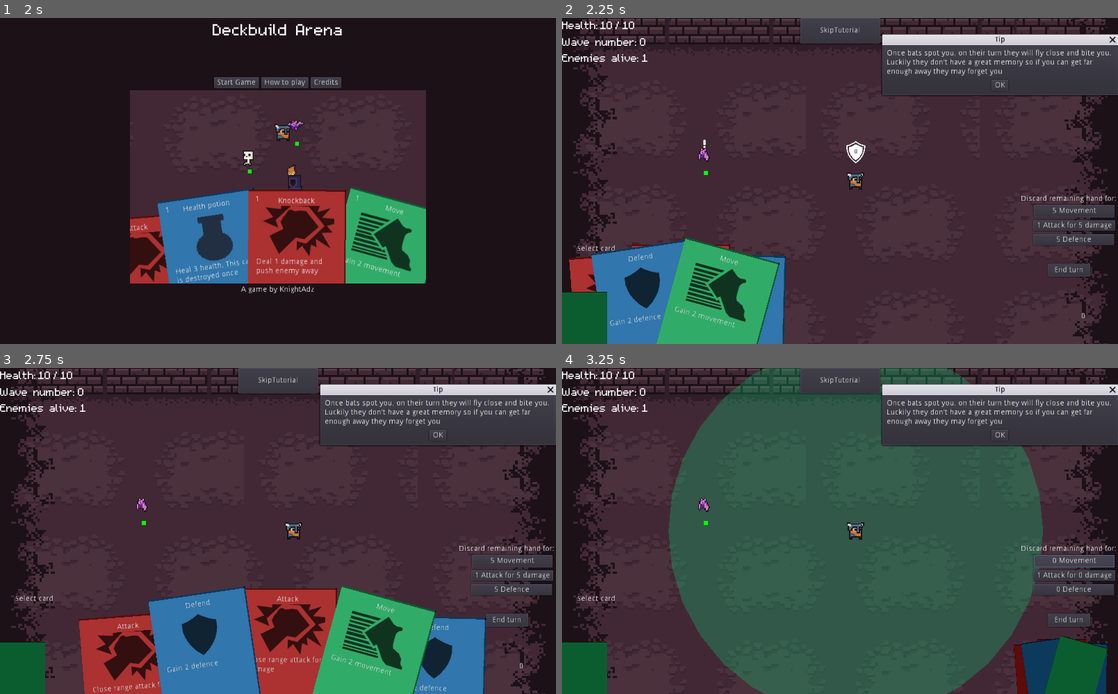
Above: before the commit, frames 1-4 (two rows, left to right).
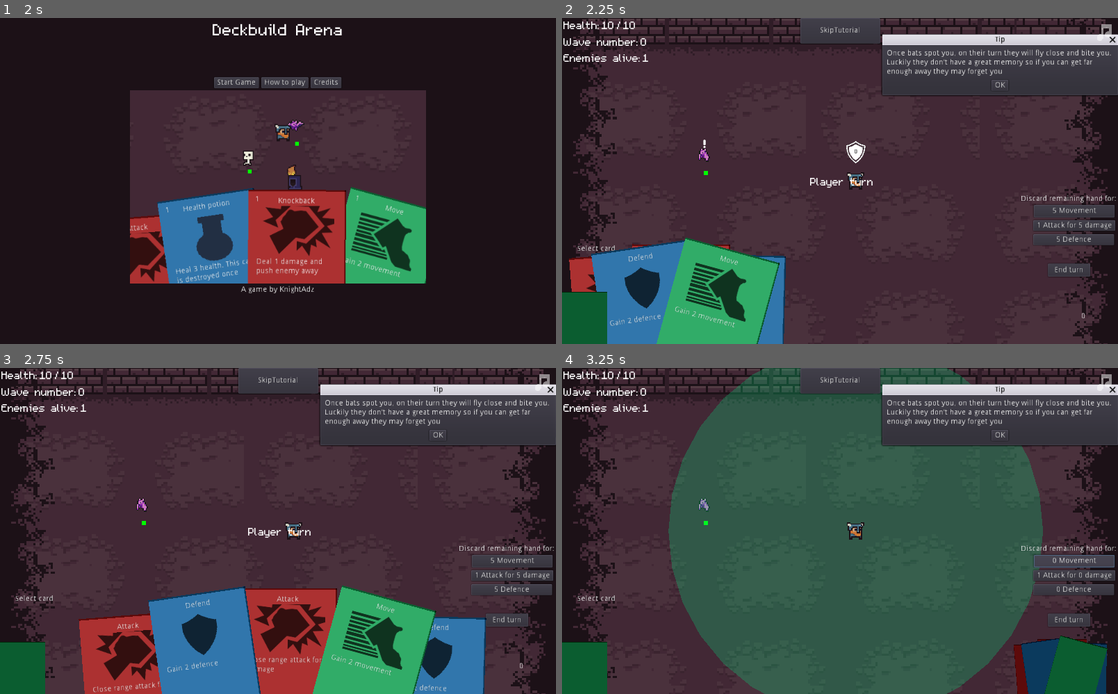
Above: after the commit, the same moments.

Repository: KnightAdz/DeckbuildArena
Game: Godot game, scene res://Menus/MainMenu.tscn
Two runs of this game, one before a commit and one after it. Both use one fixed random seed, a clock stepped at 60 frames per second and the inputs below. The engine's default icon, where the game draws it, is replaced by a stand-in: a white triangle on a blue panel in a dark square.
Inputs:
- Up to frame 1 (2 s): click "Credits" at 0.5 s; click "To main menu" at 1.25 s
- Up to frame 2 (2.25 s): click "Start Game" at 2 s
- Up to frame 3 (2.75 s): no input
- Up to frame 4 (3.25 s): click "5 Movement" at 2.75 s

Frame 1 is identical in both runs. In frame 2, 0.7% of the frame differs, in the area x 0-99%, y 1-53%; in frame 3, 0.7%; in frame 4, 0.7%.

Commit message:
Start of save system

Diff:
--- a/Cards/Deck.gd
+++ b/Cards/Deck.gd
@@ -55,7 +55,6 @@
 	if Input.is_action_just_pressed("viewdeck"):
 		#show_whole_deck()
 		pass
-
 
 func _process(_delta):
 	# Clear out clicked cards
@@ -147,9 +146,6 @@
 	card.connect("card_selected", self, "_on_card_selected")
 	card.connect("card_highlighted", self, "_on_card_hovered")
 	card.connect("card_unhighlighted", self, "_on_card_unhovered")
-#
-#	for a in card.card_stats.actions:
-#		a.connect("draw_x_cards", self, "draw_x_cards")
 
 	draw_pile.append(card)
 
@@ -321,9 +317,9 @@
 
 
 func discard(card):
-	discard_pile.append(card)
 	if hand.find(card) >= 0:
 		hand.remove(hand.find(card))
+	discard_pile.append(card)
 	card.target_position = $DiscardPile.global_position
 	card.is_face_up = false
 	card.is_selected = false
@@ -448,7 +444,6 @@
 func _on_card_unhovered(card):
 	if highlighted_card == card:
 		unpreview_card_effects()
-		emit_signal("card_is_hovered", false)
 		if hovered_cards.find(card) >= 0:
 			hovered_cards.remove(hovered_cards.find(card))
 		if len(hovered_cards) > 0:
@@ -456,6 +451,8 @@
 			self.hovered_cards = []
 		else:
 			self.last_card_highlighted = null
+			emit_signal("card_is_hovered", false)
+
 
 
 
@@ -509,7 +506,42 @@
 
 
 func save_state():
-	pass
+	var save_dict = {
+		"node" : "deck",
+		"hand_cards" : list_cardstats_in_array(hand),
+		"draw_pile_cards" : list_cardstats_in_array(draw_pile),
+		"discard_pile_cards" : list_cardstats_in_array(discard_pile)
+	}
+	return save_dict
+
+
+func load_state(save_dict):
+	var hand_cardstats = save_dict["hand_cards"]
+	var discard_cardstats = save_dict["discard_pile_cards"]
+	var draw_cardstats = save_dict["draw_pile_cards"]
+
+	# Clear existing arrays
+	for c in hand:
+		c.queue_free()
+	hand = []
+	for c in draw_pile:
+		c.queue_free()
+	draw_pile = []
+	for c in discard_pile:
+		c.queue_free()
+	discard_pile = []
+
+	# Recreate
+	for c in discard_cardstats:
+		add_card_to_deck(load(c))
+		discard(draw_pile.back())
+
+	for c in hand_cardstats:
+		add_card_to_deck(load(c))
+		draw_hand(len(hand_cardstats))
+
+	for c in draw_cardstats:
+		add_card_to_deck(load(c))
 
 
 func _on_MovementButton_mouse_entered():
@@ -547,6 +579,14 @@
 	return cardstats
 
 
+func list_cardstats_in_array(array_name):
+	var cardstats = []
+	for c in array_name:
+		if c.is_in_group("card"):
+			cardstats.append(c.card_stats.resource_path)
+	return cardstats
+
+
 func show_whole_deck():
 	var deckview = DeckviewScene.instance()
 	self.get_parent().add_child(deckview)
--- a/Cards/Sneak.tres
+++ b/Cards/Sneak.tres
@@ -1,7 +1,7 @@
 [gd_resource type="Resource" load_steps=3 format=2]
 
 [ext_resource path="res://Cards/CardStats.gd" type="Script" id=1]
-[ext_resource path="res://Cards/move.png" type="Texture" id=2]
+[ext_resource path="res://Cards/sneak.png" type="Texture" id=2]
 
 [resource]
 script = ExtResource( 1 )
--- a/Effects/ShieldEffect.tscn
+++ b/Effects/ShieldEffect.tscn
@@ -4,6 +4,7 @@
 [ext_resource path="res://Effects/Shield.png" type="Texture" id=2]
 
 [node name="ShieldEffect" instance=ExtResource( 1 )]
+z_index = 1
 
 [node name="Sprite" parent="." index="0"]
 position = Vector2( 0, -1 )
--- a/Enemies/Enemies.gd
+++ b/Enemies/Enemies.gd
@@ -7,7 +7,6 @@
 var OfferScene = preload("res://Dialogs/CardOffer.tscn")
 
 onready var DeckNode = get_parent().get_node("CanvasLayer/Deck")
-onready var player = get_parent().get_node("Player")
 
 var turn_started = false
 var enemy_health = 1
@@ -49,6 +48,7 @@
 
 func spawn_random_enemies():
 	var placed_pos = []
+	var player = get_parent().get_node("Player")
 	placed_pos.append(player.global_position)
 	var enemies_to_spawn = min(num_enemies+wave_count,10)
 	for _i in range(enemies_to_spawn):
--- a/HUD/HUD.gd
+++ b/HUD/HUD.gd
@@ -12,6 +12,8 @@
 var cards_played = 0
 var last_enemies_alive = 0
 var last_cards_played = 0
+
+signal toggle_music(value)
 
 func _on_Player_health_changed(new_value):
 	if health_value_label:
@@ -80,3 +82,17 @@
 
 func _on_Tween_tween_all_completed():
 	reset_action_message()
+
+
+func _on_MusicButton_toggled(button_pressed):
+	emit_signal("toggle_music", button_pressed)
+
+
+func turn_message_animation(text):
+	$TurnMessage.text = text
+	$TurnMessage.visible = true
+	$Timer.start()
+
+
+func _on_Timer_timeout():
+	$TurnMessage.visible = false
--- a/HUD/HUD.tscn
+++ b/HUD/HUD.tscn
@@ -13,8 +13,12 @@
 }
 
 [node name="VBoxContainer" type="VBoxContainer" parent="."]
+margin_left = 2.0
 margin_right = 40.0
 margin_bottom = 40.0
+__meta__ = {
+"_edit_use_anchors_": false
+}
 
 [node name="HealthInfo" type="HBoxContainer" parent="VBoxContainer"]
 margin_right = 160.0
@@ -124,4 +128,7 @@
 }
 
 [node name="Tween" type="Tween" parent="."]
+
+[node name="Timer" type="Timer" parent="."]
 [connection signal="tween_all_completed" from="Tween" to="." method="_on_Tween_tween_all_completed"]
+[connection signal="timeout" from="Timer" to="." method="_on_Timer_timeout"]
--- a/Main.gd
+++ b/Main.gd
@@ -36,8 +36,18 @@
 	else:
 		show_player_camera()
 
+	if Input.is_action_just_pressed("load"):
+		load_state()
+
 
 func take_turn(idx):
+	save_state()
+	var turn_text = null
+	match idx:
+		0: turn_text = "Player turn"
+		1: turn_text = "Enemy turn"
+		2: turn_text = "??? turn"
+	$CanvasLayer/HUD.turn_message_animation(turn_text)
 	turn_order[idx].take_turn()
 
 
@@ -158,6 +168,27 @@
 	save_game.close()
 
 
+# Note: This can be called from anywhere inside the tree. This function
+# is path independent.
+func load_state():
+	var save_game = File.new()
+	if not save_game.file_exists(Globals.save_locaton):
+		return # Error! We don't have a save to load.
+
+	# Load the file line by line and process that dictionary to restore
+	# the object it represents.
+	save_game.open(Globals.save_locaton, File.READ)
+	while save_game.get_position() < save_game.get_len():
+		# Get the saved dictionary from the next line in the save file
+		var node_data = parse_json(save_game.get_line())
+		if node_data:
+			match node_data["node"]:
+				"deck" : $CanvasLayer/Deck.load_state(node_data)
+				"player" : $Player.load_state(node_data)
+
+	save_game.close()
+
+
 func kill_player_copy():
 	for c in get_children():
 		if c.is_in_group("player_copy"):
@@ -166,3 +197,10 @@
 		if e.is_in_group("enemy"):
 			e.perceived_player_position = null
 			e.check_for_player()
+
+
+func _on_MusicButton_toggled(button_pressed):
+	if button_pressed:
+		$AudioStreamPlayer.stop()
+	else:
+		$AudioStreamPlayer.play()
--- a/Main.tscn
+++ b/Main.tscn
@@ -8,6 +8,9 @@
 [ext_resource path="res://Enemies/Enemies.gd" type="Script" id=6]
 [ext_resource path="res://HUD/HUD.tscn" type="PackedScene" id=7]
 [ext_resource path="res://World/0x72_16x16DungeonTileset.v4.png" type="Texture" id=8]
+[ext_resource path="res://Music and Sounds/BGM07battle.wav" type="AudioStream" id=9]
+[ext_resource path="res://HUD/musicOn.png" type="Texture" id=10]
+[ext_resource path="res://HUD/musicOff.png" type="Texture" id=11]
 
 [sub_resource type="ConvexPolygonShape2D" id=1]
 points = PoolVector2Array( 0, 0, 48, 0, 48, 32, 0, 32 )
@@ -221,6 +224,20 @@
 
 [node name="Tip" parent="CanvasLayer" instance=ExtResource( 5 )]
 
+[node name="MusicButton" type="TextureButton" parent="CanvasLayer"]
+modulate = Color( 1, 1, 1, 0.501961 )
+anchor_left = 1.0
+anchor_right = 1.0
+margin_left = -50.0
+margin_right = 40.0
+margin_bottom = 40.0
+toggle_mode = true
+texture_normal = ExtResource( 10 )
+texture_pressed = ExtResource( 11 )
+__meta__ = {
+"_edit_use_anchors_": false
+}
+
 [node name="DungeonTilemap" type="TileMap" parent="."]
 position = Vector2( 0, -41 )
 scale = Vector2( 4, 4 )
@@ -231,14 +248,14 @@
 format = 1
 tile_data = PoolIntArray( 0, 0, 0, 3, 0, 0, 6, 0, 0, 9, 0, 0, 12, 0, 0, 13, 0, 0, 196608, 2, 0, 196612, 2, 0, 196615, 2 …(229 unchanged characters)…
 
+[node name="Enemies" type="Node2D" parent="."]
+script = ExtResource( 6 )
+
 [node name="Player" parent="." instance=ExtResource( 2 )]
 position = Vector2( 540.034, 337.757 )
 
 [node name="RemoteTransform2D" type="RemoteTransform2D" parent="Player"]
 remote_path = NodePath("../../Camera2D")
-
-[node name="Enemies" type="Node2D" parent="."]
-script = ExtResource( 6 )
 
 [node name="DarknessTilemap" type="TileMap" parent="."]
 scale = Vector2( 4, 4 )
@@ -269,15 +286,15 @@
 [node name="OverviewCamera" type="Camera2D" parent="."]
 position = Vector2( 513, 351 )
 zoom = Vector2( 1.1, 1.1 )
+
+[node name="AudioStreamPlayer" type="AudioStreamPlayer" parent="."]
+stream = ExtResource( 9 )
+bus = "Music"
 [connection signal="card_is_hovered" from="CanvasLayer/Deck" to="Player" method="_on_Deck_card_is_hovered"]
 [connection signal="card_played" from="CanvasLayer/Deck" to="CanvasLayer/HUD" method="_on_Deck_card_played"]
 [connection signal="turn_taken" from="CanvasLayer/Deck" to="." method="_on_turn_taken"]
 [connection signal="pressed" from="CanvasLayer/SkipTutorialButton" to="." method="_on_SkipTutorialButton_pressed"]
-[connection signal="health_changed" from="Player" to="CanvasLayer/HUD" method="_on_Player_health_changed"]
-[connection signal="max_health_changed" from="Player" to="CanvasLayer/HUD" method="_on_Player_max_health_changed"]
-[connection signal="player_controls_mouse" from="Player" to="CanvasLayer/Deck" method="lose_control"]
-[connection signal="player_died" from="Player" to="." method="game_over"]
-[connection signal="player_releases_mouse" from="Player" to="CanvasLayer/Deck" method="gain_control"]
+[connection signal="toggled" from="CanvasLayer/MusicButton" to="." method="_on_MusicButton_toggled"]
 [connection signal="advance_tutorial" from="Enemies" to="CanvasLayer/Tip" method="_on_Enemies_advance_tutorial"]
 [connection signal="completed_tutorial" from="Enemies" to="." method="_on_Enemies_completed_tutorial"]
 [connection signal="number_enemies_changed" from="Enemies" to="CanvasLayer/HUD" method="_on_Enemies_number_enemies_changed"]
@@ -285,3 +302,8 @@
 [connection signal="wave_changed" from="Enemies" to="Player" method="on_new_wave"]
 [connection signal="wave_changed" from="Enemies" to="CanvasLayer/HUD" method="_on_Enemies_wave_changed"]
 [connection signal="wave_complete" from="Enemies" to="CanvasLayer/Deck" method="_on_Enemies_wave_complete"]
+[connection signal="health_changed" from="Player" to="CanvasLayer/HUD" method="_on_Player_health_changed"]
+[connection signal="max_health_changed" from="Player" to="CanvasLayer/HUD" method="_on_Player_max_health_changed"]
+[connection signal="player_controls_mouse" from="Player" to="CanvasLayer/Deck" method="lose_control"]
+[connection signal="player_died" from="Player" to="." method="game_over"]
+[connection signal="player_releases_mouse" from="Player" to="CanvasLayer/Deck" method="gain_control"]
--- a/Menus/Credits.tscn
+++ b/Menus/Credits.tscn
@@ -63,12 +63,12 @@
 Assets:
 Bat, deatheffect, hiteffect from Heartbeast
 0x72_16x16DungeonTilesfrom 0x72
-Exclamation mark from Kenney
+Symbols from Kenney
 Rest by KnightAdz
 
 Font: m5x7 by Daniel Linssen
 
-
+Music: Battle by VGcomposer
 
 "
 scroll_active = false
--- a/Menus/DeckView.gd
+++ b/Menus/DeckView.gd
@@ -37,3 +37,7 @@
 func on_card_clicked(event, card):
 	if Input.is_action_just_released("click"):
 		emit_signal("card_clicked", card.get_node("Card").card_stats)
+
+
+func _on_CloseButton_pressed():
+	self.queue_free()
--- a/Menus/DeckView.tscn
+++ b/Menus/DeckView.tscn
@@ -1,11 +1,24 @@
-[gd_scene load_steps=2 format=2]
+[gd_scene load_steps=3 format=2]
 
 [ext_resource path="res://Menus/DeckView.gd" type="Script" id=1]
+[ext_resource path="res://Menus/cross.png" type="Texture" id=2]
 
 [node name="DeckView" type="Control"]
-margin_right = 1022.0
-margin_bottom = 383.0
+anchor_right = 1.0
+anchor_bottom = 1.0
 script = ExtResource( 1 )
+__meta__ = {
+"_edit_use_anchors_": false
+}
+
+[node name="ColorRect" type="ColorRect" parent="."]
+anchor_right = 1.0
+anchor_bottom = 1.0
+margin_left = 20.0
+margin_top = 20.0
+margin_right = -20.0
+margin_bottom = -20.0
+color = Color( 0.0980392, 0.278431, 0.494118, 1 )
 __meta__ = {
 "_edit_use_anchors_": false
 }
@@ -26,3 +39,16 @@
 __meta__ = {
 "_edit_use_anchors_": false
 }
+
+[node name="CloseButton" type="TextureButton" parent="."]
+anchor_left = 1.0
+anchor_right = 1.0
+margin_left = -71.0
+margin_top = 20.0
+margin_right = -21.0
+margin_bottom = 70.0
+texture_normal = ExtResource( 2 )
+__meta__ = {
+"_edit_use_anchors_": false
+}
+[connection signal="pressed" from="CloseButton" to="." method="_on_CloseButton_pressed"]
--- a/Player/Player.gd
+++ b/Player/Player.gd
@@ -77,7 +77,7 @@
 
 func _process(delta):
 	update() # Needed for drawing circles
-	$Label.text = STATES.keys()[state]
+	#$Label.text = STATES.keys()[state]
 	match state:
 		STATES.IDLE:
 			$AnimationPlayer.play("Idle")
@@ -137,10 +137,6 @@
 				self.state = STATES.ATTACKING
 
 
-func move():
-	position.x += 100
-
-
 func set_attack_attribs(damage=1, ranged=false, area=false, knockback=1, stun=false, attack_duration=0.1):
 	$AttackIndicator/Hitbox.active_time = attack_duration
 	$AttackIndicator/Hitbox.damage = damage
@@ -153,8 +149,6 @@
 
 	if area:
 		hit_range = AREA_RANGE
-		# Bring hitbox to center (ish)
-		#attackIndicator.position = hit_direction*1
 		# make radius larger
 		$AttackIndicator/Hitbox/CollisionShape2D.shape.radius = 60
 
@@ -166,7 +160,6 @@
 
 func attack(damage=1, ranged=false, area=false, knockback=1, stun=false, attack_duration=0.1):
 	set_attack_attribs(damage, ranged, area, knockback, stun, attack_duration)
-
 	# Move into a state to perform the attack
 	if !area:
 		self.state = STATES.AIMING
@@ -342,7 +335,23 @@
 
 
 func save_state():
-	pass
+	var save_dict = {
+		"node" : "player",
+		"global_position.x" : global_position.x,
+		"global_position.y" : global_position.y,
+		"defence" : defence,
+		"health" : stats.health,
+		"max_health" : stats.max_health
+	}
+	return save_dict
+
+
+func load_state(data):
+	self.global_position.x = data["global_position.x"]
+	self.global_position.y = data["global_position.y"]
+	self.defence = data["defence"]
+	stats.health = data["health"]
+	stats.max_health = data["max_health"]
 
 
 func _on_AnimationPlayer_animation_finished(anim_name):
@@ -352,6 +361,7 @@
 
 func _on_Deck_card_is_hovered(bool_value):
 	self.accept_movement = !bool_value
+	$Label.text = str(bool_value)
 
 
 func _on_Stats_max_health_changed(value):
@@ -371,5 +381,5 @@
 		get_parent().kill_player_copy()
 
 
-func on_new_wave(wave_num):
+func on_new_wave(_wave_num):
 	self.in_stealth = false
--- a/Stats.gd
+++ b/Stats.gd
@@ -27,12 +27,10 @@
 	self.health = max_health
 
 
-func save():
+func save_state():
     var save_dict = {
-        "filename" : get_filename(),
+        "node" : "stats",
         "parent" : get_parent().get_path(),
-        "pos_x" : position.x, # Vector2 is not supported by JSON
-        "pos_y" : position.y,
         "health" : health,
         "max_health" : max_health
     }
--- a/default_bus_layout.tres
+++ b/default_bus_layout.tres
@@ -7,3 +7,9 @@
 bus/1/bypass_fx = false
 bus/1/volume_db = 0.0
 bus/1/send = "Master"
+bus/2/name = "Music"
+bus/2/solo = false
+bus/2/mute = false
+bus/2/bypass_fx = false
+bus/2/volume_db = 0.0
+bus/2/send = "Master"
--- a/project.godot
+++ b/project.godot
@@ -90,6 +90,11 @@
 "events": [ Object(InputEventKey,"resource_local_to_scene":false,"resource_name":"","device":0,"alt":false,"shift":false,"control":false,"meta":false,"command":false,"pressed":false,"scancode":68,"unicode":0,"echo":false,"script":null)
  ]
 }
+load={
+"deadzone": 0.5,
+"events": [ Object(InputEventKey,"resource_local_to_scene":false,"resource_name":"","device":0,"alt":false,"shift":false,"control":false,"meta":false,"command":false,"pressed":false,"scancode":16777248,"unicode":0,"echo":false,"script":null)
+ ]
+}
 
 [layer_names]
 
Binary file added: Cards/sneak.png
Not shown, added: Cards/sneak.png.import
Binary file added: HUD/musicOff.png
Not shown, added: HUD/musicOff.png.import
Binary file added: HUD/musicOn.png
Not shown, added: HUD/musicOn.png.import
Not shown: 1 places in Main.tscn that only renumber resources
Binary file removed: Menus/Wildcard.PNG
Binary file added: Menus/cross.png
Not shown, added: Menus/cross.png.import
Binary file removed: Menus/head_bg_less.png
Not shown, added: Music and Sounds/BGM07battle.wav.import
(and 6 more such lines)
